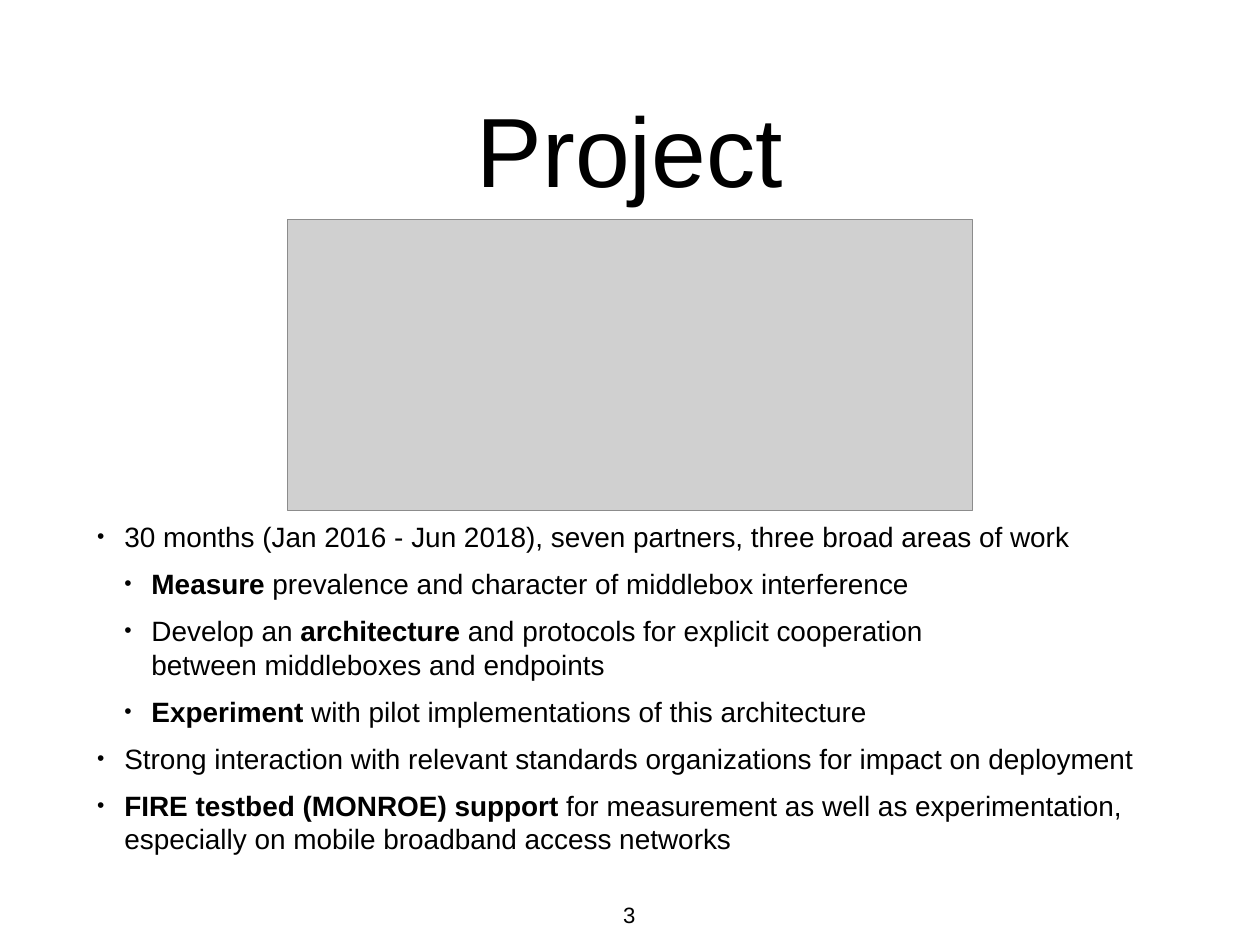
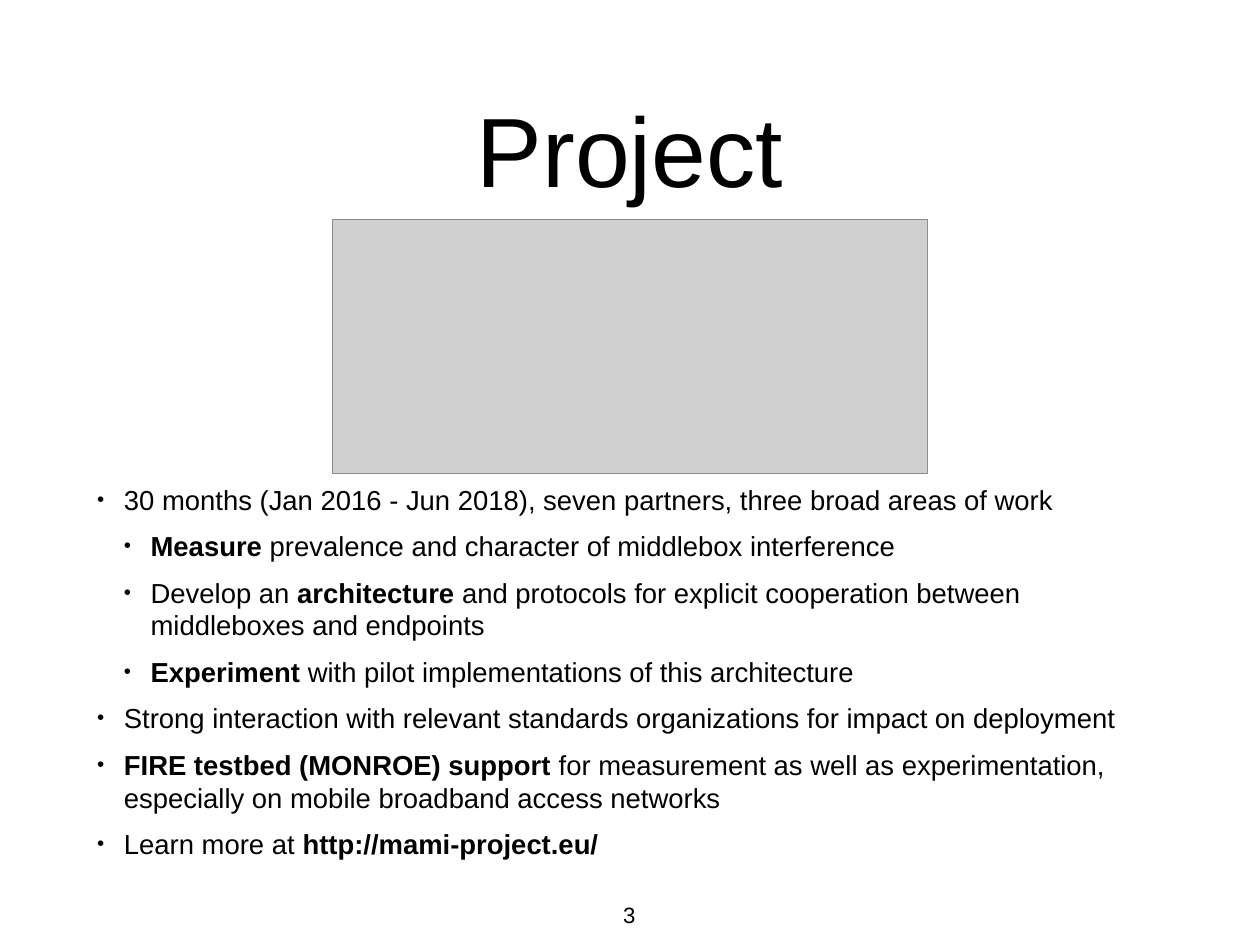
Before and after one commit to mami-project/roadshows, a slide deck: slide 3 of fire-forum/mami-fire-forum.pptx. Drawn at 1260x945 pixels with LibreOffice and Linux fonts; fonts in the diff are those of the drawing; grey boxes stand for pictures; background and template pictures are left out. Boxes give left, top, right and bottom in pixels: in the first picture for what was removed or moved away, otherwise in the second. Text is boxed around its words. In the diff, an @@ line names an element or a change of style, - is before the commit and + after.

```diff
--- a/fire-forum/mami-fire-forum.pptx
+++ b/fire-forum/mami-fire-forum.pptx
@@ picture: place and size @@
-picture at (288, 220, 973, 510)
+picture at (332, 220, 929, 473)
@@ text "30 months (Jan 2016 - ...": place and size @@
-text "30 months (Jan 2016 - ..." at (124, 526, 1132, 855)
+text "30 months (Jan 2016 - ..." at (124, 490, 1115, 860)
@@ text at (124, 490, 1115, 813): size 22.7 to 22.3 pt; indent changed @@
@@ text at (124, 834, 599, 860): paragraph added @@
+• Learn more at http://mami-project.eu/
```
Also in this commit, not shown: 2 other files.
